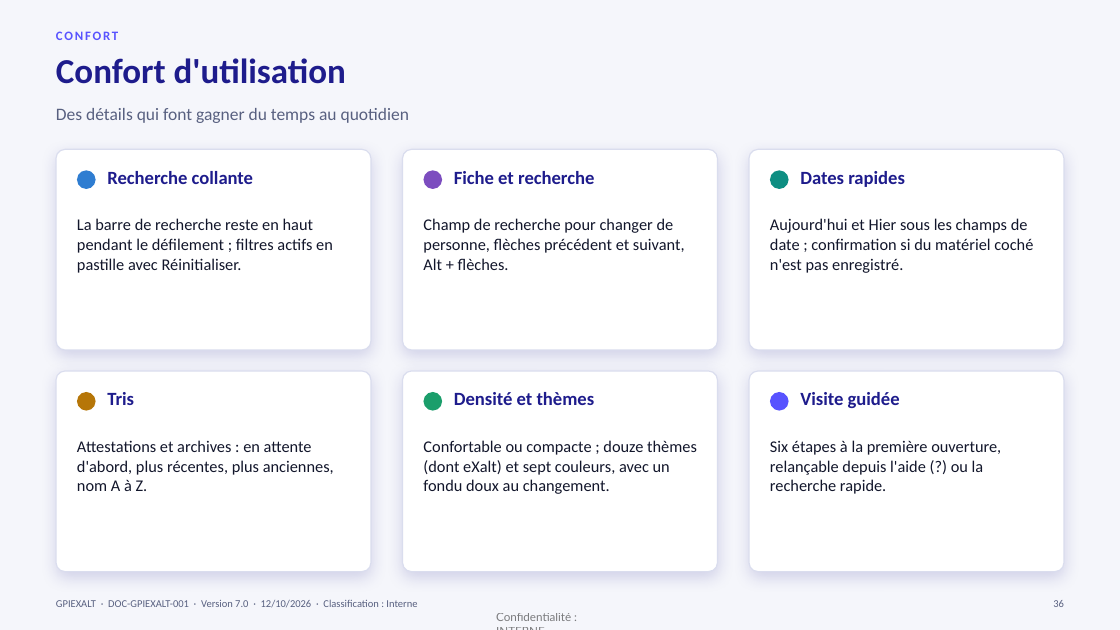
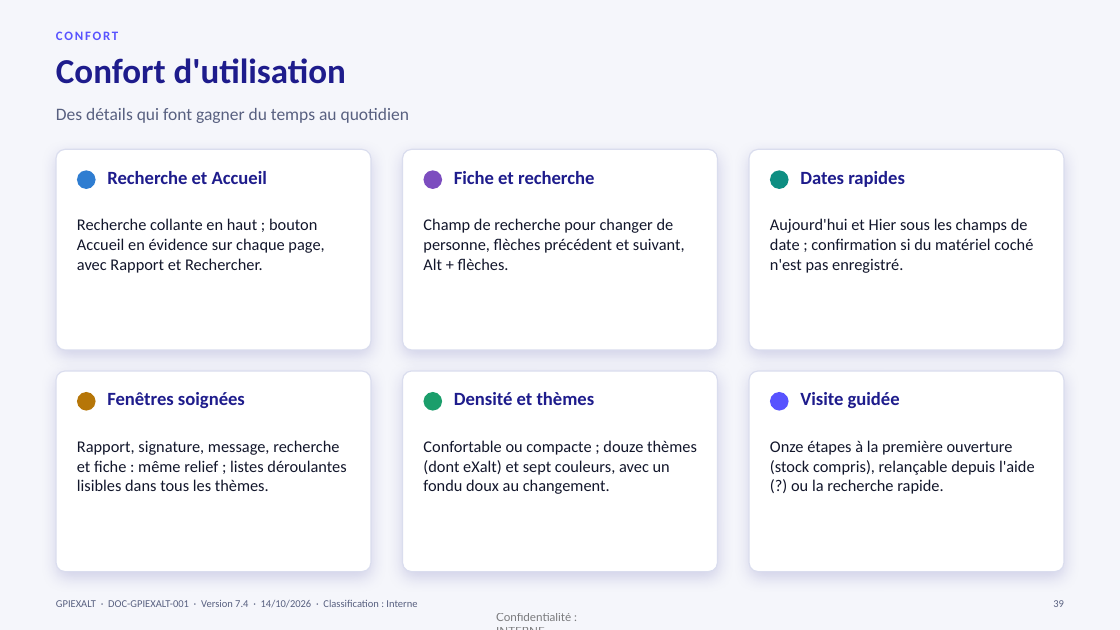
Before and after one commit to tesfamariam-exalt/myfirst-test, a slide deck: slide 39 of documentation/GPIEXALT_Documentation.pptx (slide 36 before the commit). Drawn at 1120x630 pixels with LibreOffice and Linux fonts; fonts in the diff are those of the drawing. Boxes give left, top, right and bottom in pixels: in the first picture for what was removed or moved away, otherwise in the second. Text is boxed around its words. In the diff, an @@ line names an element or a change of style, - is before the commit and + after.

```diff
--- a/documentation/GPIEXALT_Documentation.pptx
+++ b/documentation/GPIEXALT_Documentation.pptx
@@ text at <box>107,171,267,184</box>: text changed @@
-Recherche collante
+Recherche et Accueil
@@ text at <box>77,218,324,273</box>: text changed @@
-La barre de recherche reste en haut pendant le défilement ; filtres actifs en pastille avec Réinitialiser.
+Recherche collante en haut ; bouton Accueil en évidence sur chaque page, avec Rapport et Rechercher.
@@ text at <box>107,392,245,408</box>: text changed @@
-Tris
+Fenêtres soignées
@@ text at <box>77,440,346,491</box>: text changed @@
-Attestations et archives : en attente d'abord, plus récentes, plus anciennes, nom A à Z.
+Rapport, signature, message, recherche et fiche : même relief ; listes déroulantes lisibles dans tous les thèmes.
@@ text at <box>770,440,1035,494</box>: text changed @@
-Six étapes à la première ouverture, relançable depuis l'aide (?) ou la recherche rapide.
+Onze étapes à la première ouverture (stock compris), relançable depuis l'aide (?) ou la recherche rapide.
@@ text at <box>56,600,417,608</box>: text changed @@
-GPIEXALT · DOC-GPIEXALT-001 · Version 7.0 · 12/10/2026 · Classification : Interne
+GPIEXALT · DOC-GPIEXALT-001 · Version 7.4 · 14/10/2026 · Classification : Interne
```
Also in this commit, not shown: 52 other slides changed, 4 slides added, 53 other files.
